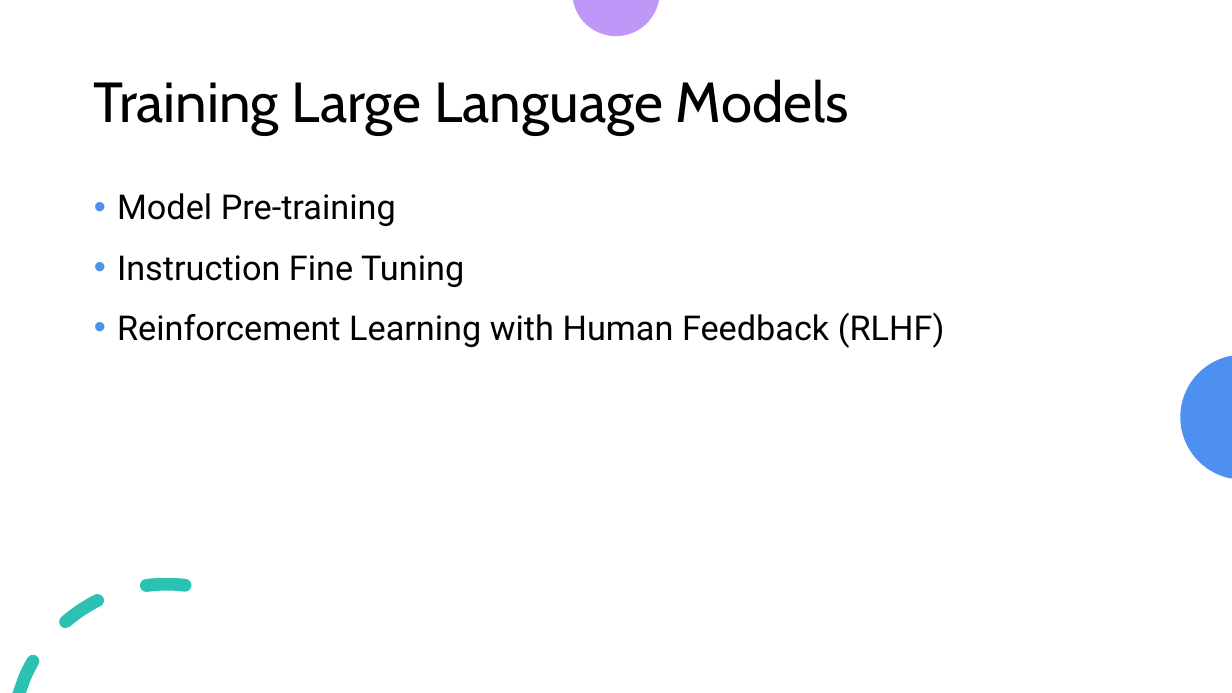
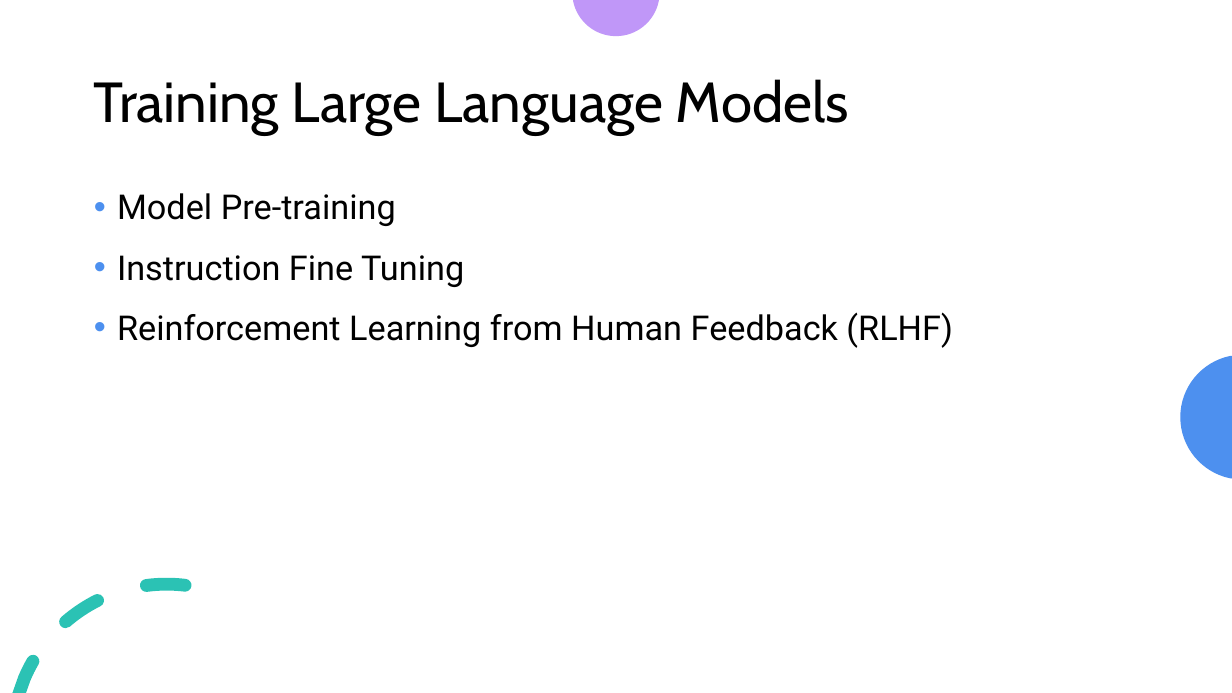
Before and after one commit to look4pritam/LargeLanguageModels, a slide deck: slide 23 of Presentations/IUAC-2024/Introduction_to_Large_Language_Models-From_Foundation_to_Real_World_Applications.pptx. Drawn at 1232x693 pixels with LibreOffice and Linux fonts; fonts in the diff are those of the drawing. Boxes give left, top, right and bottom in pixels: in the first picture for what was removed or moved away, otherwise in the second. Text is boxed around its words. In the diff, an @@ line names an element or a change of style, - is before the commit and + after.

```diff
--- a/Presentations/IUAC-2024/Introduction_to_Large_Language_Models-From_Foundation_to_Real_World_Applications.pptx
+++ b/Presentations/IUAC-2024/Introduction_to_Large_Language_Models-From_Foundation_to_Real_World_Applications.pptx
@@ text at (x1=117, y1=312, x2=953, y2=348): text changed @@
-  • Reinforcement Learning with Human Feedback (RLHF)
+  • Reinforcement Learning from Human Feedback (RLHF)
```
Also in this commit, not shown: 2 other slides changed, 1 slide added.
